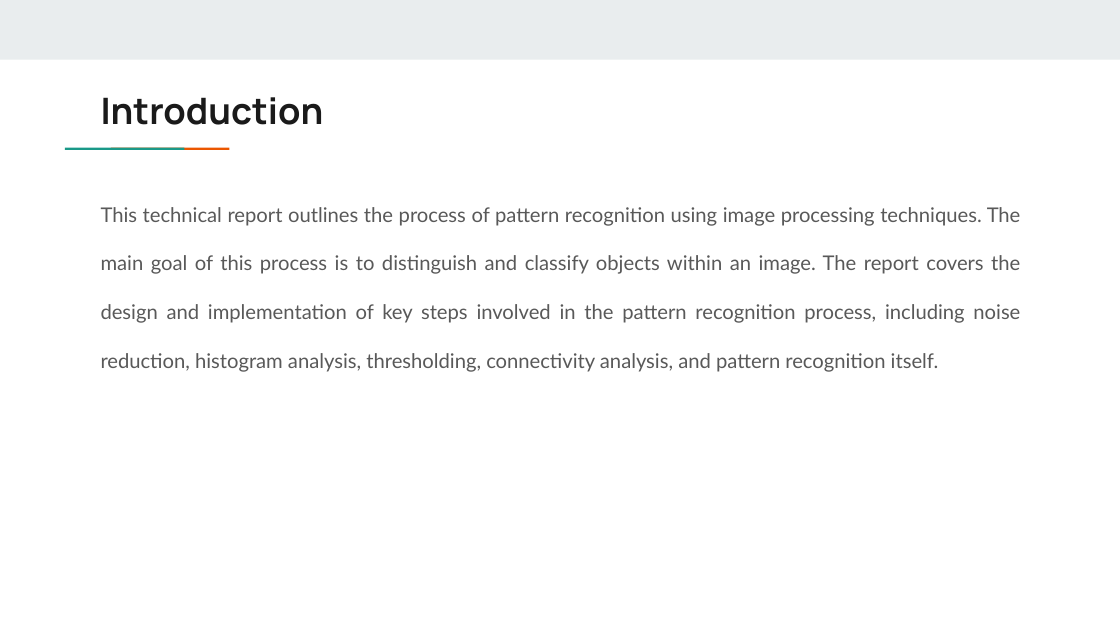
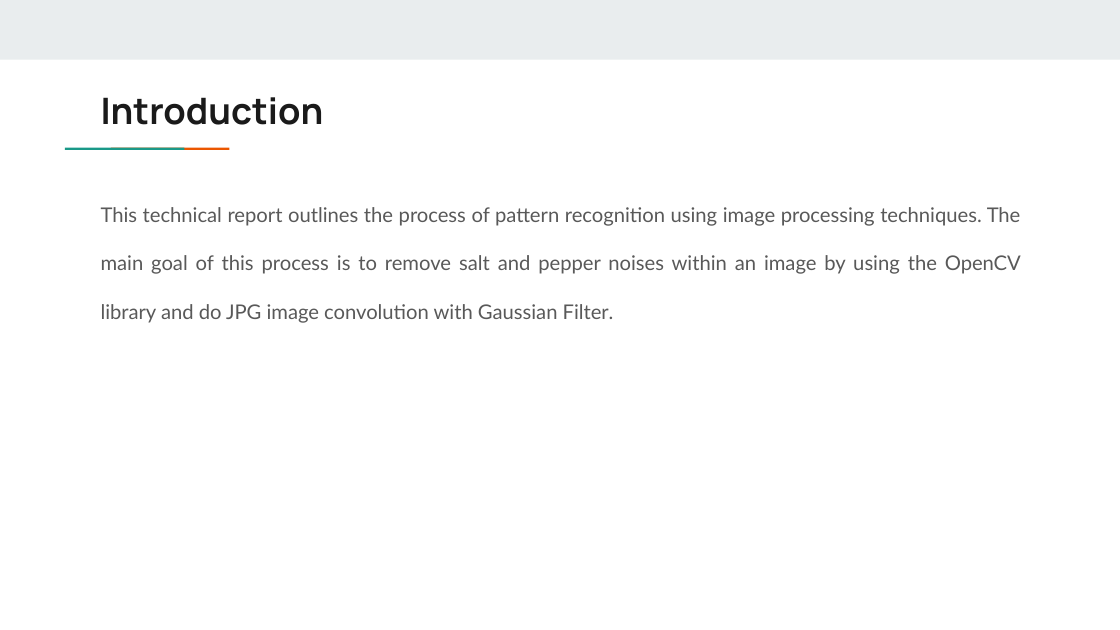
Before and after one commit to dawit-kiros/pattern-recognition-opencv, a slide deck: slide 3 of Artificial Intelligence/Pattern Recognition with OpenCV/Pattern Recognition Process.pptx. Drawn at 1120x630 pixels with LibreOffice and Linux fonts; fonts in the diff are those of the drawing. Boxes give left, top, right and bottom in pixels: in the first picture for what was removed or moved away, otherwise in the second. Text is boxed around its words. In the diff, an @@ line names an element or a change of style, - is before the commit and + after.

```diff
--- a/Artificial Intelligence/Pattern Recognition with OpenCV/Pattern Recognition Process.pptx
+++ b/Artificial Intelligence/Pattern Recognition with OpenCV/Pattern Recognition Process.pptx
@@ text at (101, 207, 1021, 323): text changed @@
-This technical report outlines the process of pattern recognition using image processing techniques. The main goal of this process is to distinguish and classify objects within an image. The report covers the design and implementation of key steps involved in the pattern recognition process, including noise reduction, histogram analysis, thresholding, connectivity analysis, and pattern recognition itself.
+This technical report outlines the process of pattern recognition using image processing techniques. The main goal of this process is to remove salt and pepper noises within an image by using the OpenCV library and do JPG image convolution with Gaussian Filter.
```
Also in this commit, not shown: 2 other slides changed.
